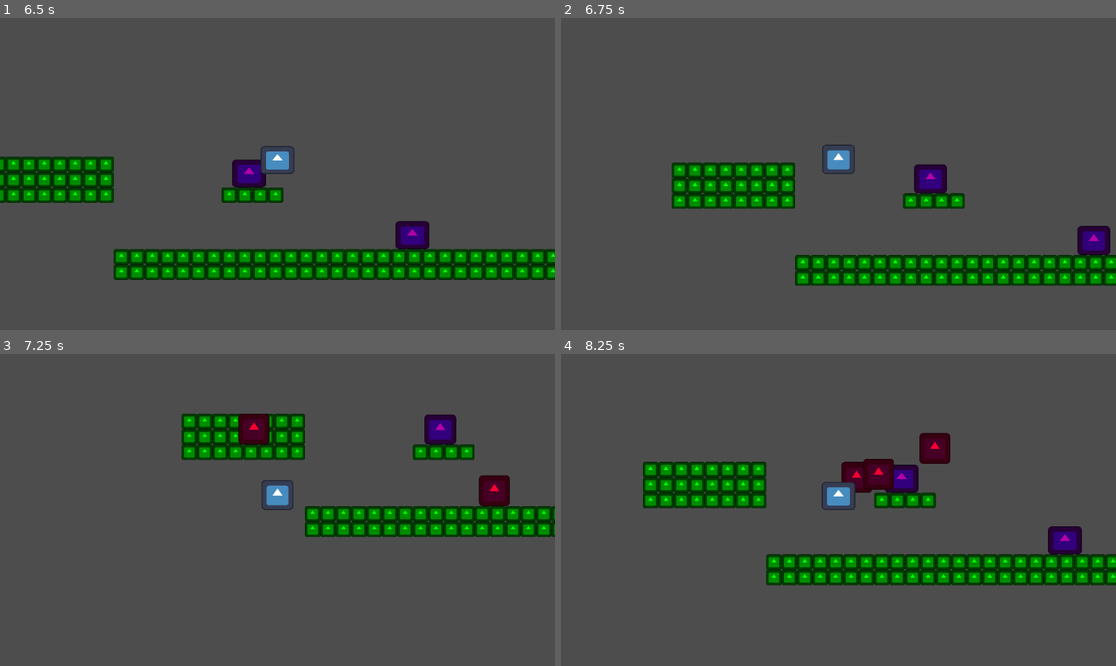
Above: before the commit, frames 1-4 (two rows, left to right).
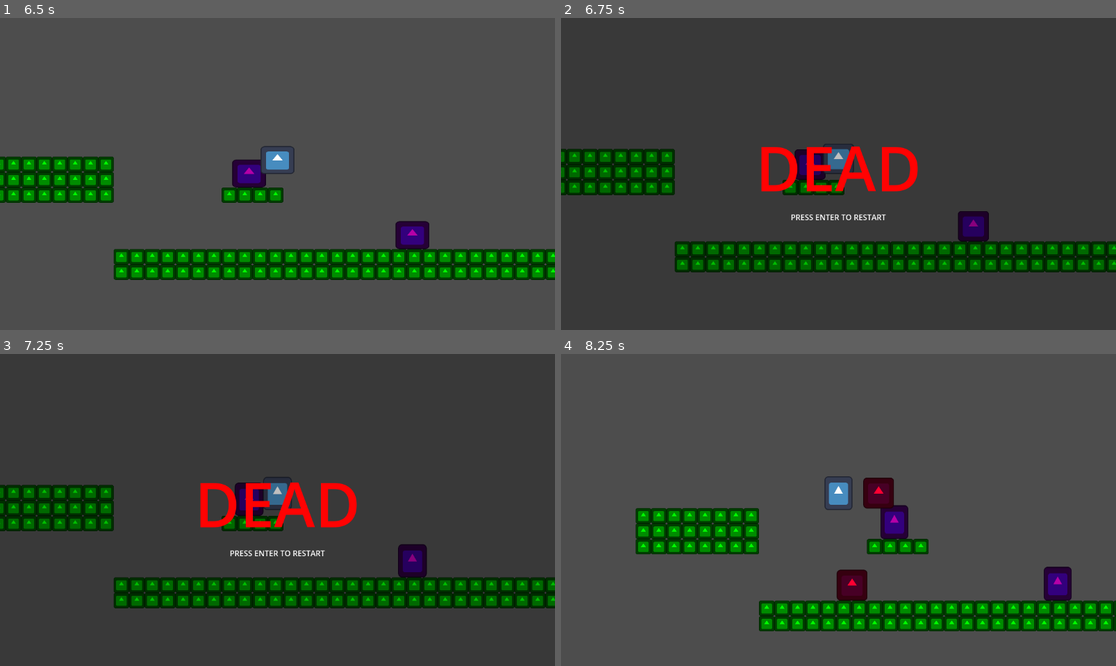
Above: after the commit, the same moments.

Repository: SimonHallefelt/Gun_Platformer
Game: Godot game, scene res://Levels/nivå1.tscn
Same seed, same stepped clock (60 frames per second), same inputs: the game is played once before the commit and once after it. The engine's default icon, where the game draws it, is replaced by a stand-in: a white triangle on a blue panel in a dark square.
Inputs:
- Up to frame 1 (6.5 s): tap Enter (skjut) at 0.5, 1.35, 5.85 s; hold D (höger) 0.53-1.28 s; hold W (up) 0.53-2.03 s; tap Shift (spring) at 0.77, 1.52, 3.02, 3.77, 4.52, 6.02 s; hold A (vänster) 2.03-2.78 s; hold W (up) 2.78-4.28 s; tap D (höger) at 2.85 s; hold Enter (skjut) 3.53-4.28 s; tap A (vänster) at 4.35 s; hold W (up) 5.03-5.78 s; hold D (höger) 5.03-5.78 s
- Up to frame 2 (6.75 s): hold A (vänster) from 6.53 s (still down)
- Up to frame 3 (7.25 s): keep holding A (vänster); tap Shift (spring) at 6.77 s
- Up to frame 4 (8.25 s): tap Enter (skjut) at 7.25 s; release A (vänster) at 7.28 s; hold W (up) from 7.28 s (still down); tap D (höger) at 7.35 s; tap Shift (spring) at 7.52 s; hold Enter (skjut) from 8.03 s (still down)

Frame 1 is identical in both runs. In frame 2, 20% of the frame differs, in the area x 0-100%, y 40-86%; in frame 3, 23%; in frame 4, 24%, in the area x 13-100%, y 25-89%.

Commit message:
death screen made and implemented

Diff:
--- a/Levels/nivå1.tscn
+++ b/Levels/nivå1.tscn
@@ -1,7 +1,8 @@
-[gd_scene load_steps=3 format=3 uid="uid://0tfhxuu7vmuc"]
+[gd_scene load_steps=4 format=3 uid="uid://0tfhxuu7vmuc"]
 
 [ext_resource type="PackedScene" uid="uid://klaibhxdeflk" path="res://Player/player.tscn" id="1_ggv5i"]
 [ext_resource type="PackedScene" uid="uid://b07gkadxxcg0o" path="res://Levels/nivå1_design.tscn" id="2_y3xrc"]
+[ext_resource type="PackedScene" uid="uid://kpyha0p6yg3k" path="res://player_ui.tscn" id="3_53883"]
 
 [node name="nivå1" type="Node2D"]
 
@@ -9,3 +10,5 @@
 position = Vector2(150, 326)
 
 [node name="nivå1_design" parent="." instance=ExtResource("2_y3xrc")]
+
+[node name="player_UI" parent="." instance=ExtResource("3_53883")]
--- a/Player/player.gd
+++ b/Player/player.gd
@@ -1,4 +1,8 @@
 extends CharacterBody2D
+class_name Player
+
+#signals
+#signal death()
 
 #move
 const SPEED = 300.0
@@ -28,6 +32,9 @@
 	set_weapon("res://Weapons/Automatic/standard_automatic.tscn")
 
 func _physics_process(delta):
+	if is_dead:
+		return
+
 	#Add the gravity.
 	if not is_on_floor():
 		velocity.y += gravity * delta
@@ -48,6 +55,7 @@
 			velocity.x = direction * SPEED
 	else:
 		velocity.x = move_toward(velocity.x, 0, SPEED)
+
 	move_and_slide()
 
 	#shoot
@@ -72,7 +80,8 @@
 
 func dead():
 	print("player dead")
-	get_tree().reload_current_scene()
+	is_dead = true
+	worldSignals.emit_signal("player_death")
 
 
 #signals
@@ -81,5 +90,5 @@
 
 func _on_player_hitbox_area_exited(area):
 	if area.get_name() == "Level_area":
-		print(get_tree().get_current_scene().get_name())
-		get_tree().reload_current_scene()
+		print("player left Level_area")
+		dead()
--- /dev/null
+++ b/player_UI.gd
@@ -0,0 +1,23 @@
+extends CanvasLayer
+
+var dead = false
+
+# Called when the node enters the scene tree for the first time.
+func _ready():
+	worldSignals.connect("player_death", Callable(self, "player_death"))
+
+
+# Called every frame. 'delta' is the elapsed time since the previous frame.
+func _process(delta):
+	if dead:
+		if Input.is_action_pressed("enter"):
+			dead = false
+			$death.visible = false
+			get_tree().reload_current_scene()
+
+
+#signals
+func player_death():
+	print("player_death")
+	$death.visible = true
+	dead = true
--- /dev/null
+++ b/player_ui.tscn
@@ -0,0 +1,55 @@
+[gd_scene load_steps=4 format=3 uid="uid://kpyha0p6yg3k"]
+
+[ext_resource type="Script" path="res://player_UI.gd" id="1_1lglw"]
+
+[sub_resource type="LabelSettings" id="LabelSettings_lkmn7"]
+font_size = 128
+font_color = Color(1, 0.00999999, 0.00999999, 1)
+
+[sub_resource type="LabelSettings" id="LabelSettings_cdfj1"]
+
+[node name="player_UI" type="CanvasLayer"]
+script = ExtResource("1_1lglw")
+
+[node name="death" type="Control" parent="."]
+visible = false
+layout_mode = 3
+anchors_preset = 15
+anchor_right = 1.0
+anchor_bottom = 1.0
+grow_horizontal = 2
+grow_vertical = 2
+size_flags_horizontal = 4
+
+[node name="ColorRect" type="ColorRect" parent="death"]
+self_modulate = Color(0, 0, 0, 0.25098)
+layout_mode = 1
+anchors_preset = 15
+anchor_right = 1.0
+anchor_bottom = 1.0
+grow_horizontal = 2
+grow_vertical = 2
+
+[node name="CenterContainer" type="CenterContainer" parent="death"]
+layout_mode = 1
+anchors_preset = 15
+anchor_right = 1.0
+anchor_bottom = 1.0
+grow_horizontal = 2
+grow_vertical = 2
+
+[node name="VBoxContainer" type="VBoxContainer" parent="death/CenterContainer"]
+layout_mode = 2
+
+[node name="Label" type="Label" parent="death/CenterContainer/VBoxContainer"]
+layout_mode = 2
+size_flags_horizontal = 4
+text = "DEAD"
+label_settings = SubResource("LabelSettings_lkmn7")
+
+[node name="Label2" type="Label" parent="death/CenterContainer/VBoxContainer"]
+layout_mode = 2
+size_flags_horizontal = 4
+text = "PRESS ENTER TO RESTART
+"
+label_settings = SubResource("LabelSettings_cdfj1")
--- a/project.godot
+++ b/project.godot
@@ -14,6 +14,10 @@
 run/main_scene="res://Levels/nivå1.tscn"
 config/features=PackedStringArray("4.1", "Forward Plus")
 config/icon="res://icon.svg"
+
+[autoload]
+
+worldSignals="*res://worldSignals.gd"
 
 [input]
 
@@ -33,6 +37,7 @@
 "deadzone": 0.5,
 "events": [Object(InputEventKey,"resource_local_to_scene":false,"resource_name":"","device":-1,"window_id":0,"alt_pressed":false,"shift_pressed":false,"ctrl_pressed":false,"meta_pressed":false,"pressed":false,"keycode":0,"physical_keycode":87,"key_label":0,"unicode":119,"echo":false,"script":null)
 , Object(InputEventKey,"resource_local_to_scene":false,"resource_name":"","device":-1,"window_id":0,"alt_pressed":false,"shift_pressed":false,"ctrl_pressed":false,"meta_pressed":false,"pressed":false,"keycode":0,"physical_keycode":32,"key_label":0,"unicode":32,"echo":false,"script":null)
+, Object(InputEventKey,"resource_local_to_scene":false,"resource_name":"","device":-1,"window_id":0,"alt_pressed":false,"shift_pressed":false,"ctrl_pressed":false,"meta_pressed":false,"pressed":false,"keycode":0,"physical_keycode":4194320,"key_label":0,"unicode":0,"echo":false,"script":null)
 ]
 }
 spring={
@@ -45,3 +50,8 @@
 "events": [Object(InputEventKey,"resource_local_to_scene":false,"resource_name":"","device":-1,"window_id":0,"alt_press …(182 unchanged characters)…
 ]
 }
+enter={
+"deadzone": 0.5,
+"events": [Object(InputEventKey,"resource_local_to_scene":false,"resource_name":"","device":-1,"window_id":0,"alt_pressed":false,"shift_pressed":false,"ctrl_pressed":false,"meta_pressed":false,"pressed":false,"keycode":0,"physical_keycode":4194309,"key_label":0,"unicode":0,"echo":false,"script":null)
+]
+}
--- /dev/null
+++ b/worldSignals.gd
@@ -0,0 +1,3 @@
+extends Node
+
+signal player_death
Not shown, added: pla4CCD.tmp
